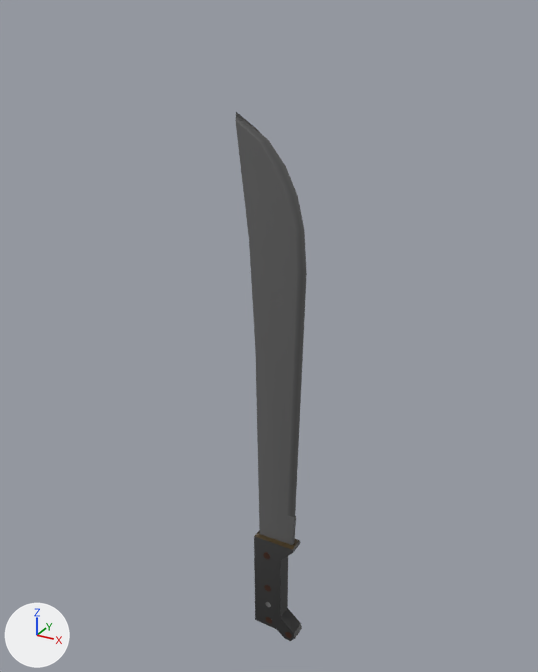
The FBX model Assets/Models/Weapons/Machete.fbx as it was, and as the next commit left it.
One viewpoint serves both versions: a camera (50 mm lens) standing at (0.502, -0.962, 0.972) and looking at (-0.04, 0.024, 0.48). The lights are fixed; the arrows at lower left show +X, +Y and +Z.
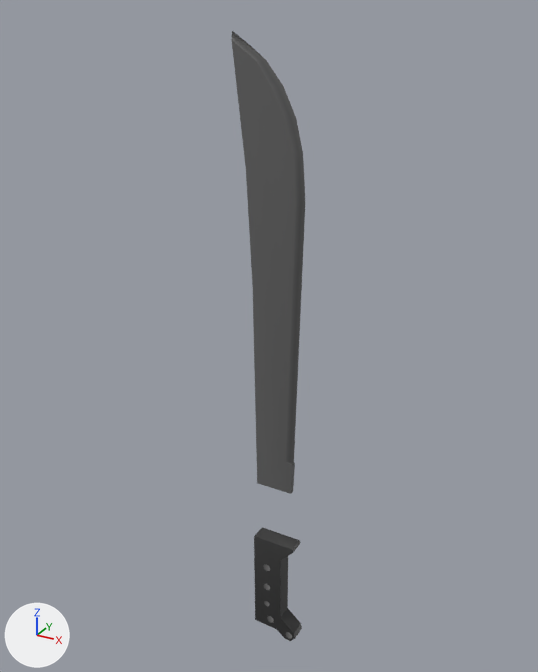
Where the change shows, as pixel boxes (x1, y1, x2, y2) in the pictures (538 x 672 px):
'Cube', reshaped, turned, rescaled
    before: (235, 112, 307, 641)
    after: (231, 31, 305, 641)
part 1 of me_cube_003, added
    after: (231, 31, 305, 494)
part 2 of me_cube_003, added (black)
    after: (254, 527, 302, 641)

The change in detail:
me_cube_003 is used by ob_cube; location (0.0, 0.0, 0.0); rotation (1.571, 0.0, 0.0), in degrees (90, 0, 0); scale (0.01, 0.01, 0.01).
me_cube_003 had 192 vertices, 149 faces and spanned x -8.1..3.8, y -11.9..83.6, z -1.5..1.5.
me_cube_003 now has 139 vertices, 92 faces and spans x -856.6..369.2, y -151.4..151.4, z -9446.5..1187.6.
me_cube_003 part 1: a new loose piece of 37 vertices spanning x -856.6..333.3, y -40.3..40.3, z -9446.5..-2048.8, in mat_base (picture img_weapon_atlas_png).
me_cube_003 part 2: a new loose piece of 22 vertices spanning x -497.6..369.2, y -146.4..146.4, z -966.0..1187.6, in mat_base (picture img_weapon_atlas_png).
Object 'Cube' (ob_cube) turns from (90, 0, 0) to (-180, 0, 0) degrees about x, y and z.
Object 'Cube' (ob_cube) is rescaled from (0.01, 0.01, 0.01) to (0.0001, 0.0001, 0.0001).
